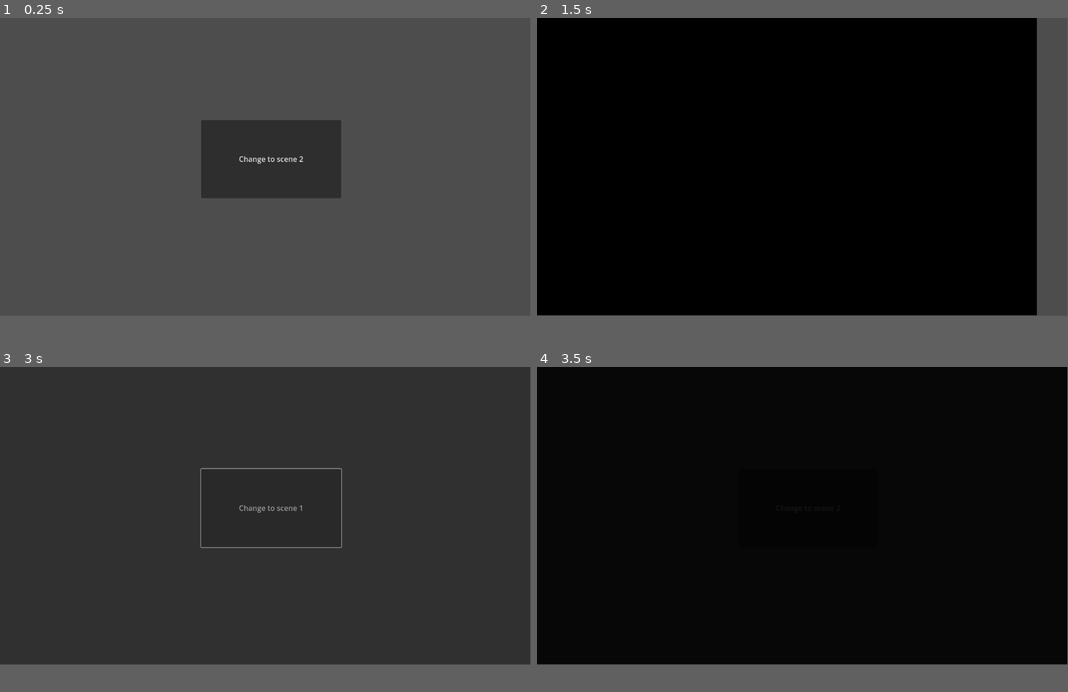
Above: before the commit, frames 1-4 (two rows, left to right).
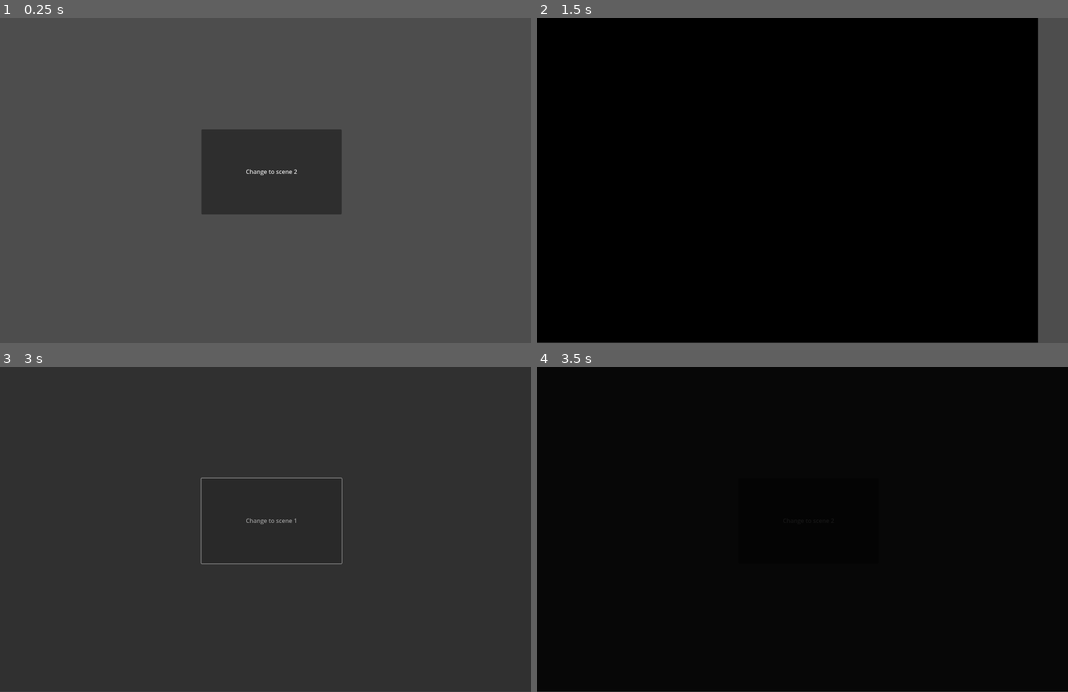
Above: after the commit, the same moments.

Repository: lucascarrug/Godot-Prototype-Project---Scene-Manager
Game: Godot game, scene res://Scenes/1.tscn
The game is run twice, just before and just after one commit, with the same random seed, the same clock (stepped at 60 frames per second) and the same inputs.
Inputs:
- Up to frame 1 (0.25 s): no input
- Up to frame 2 (1.5 s): click "Change to scene 2" at 0.5 s; click "Change to scene 1" at 1.25 s
- Up to frame 3 (3 s): click "Change to scene 1" at 2 s; click "Change to scene 1" at 2.75 s
- Up to frame 4 (3.5 s): no input
The window is 799x449 before the commit and 800x490 after it. Grey fills any space a smaller window leaves; there, only what the larger window draws over its background counts as a difference.

The runs differ from the first frame. In frame 1, 2.2% of the frame differs, in the area x 37-65%, y 31-61%; in frame 2, 1.2%; in frame 3, 0.7%; in frame 4, 0.4%.

Commit message:
Poor autoresized system

Diff:
--- a/Scenes/LoadingScreen.tscn
+++ b/Scenes/LoadingScreen.tscn
@@ -185,13 +185,11 @@
 
 [node name="Background" type="ColorRect" parent="Control"]
 layout_mode = 1
-anchors_preset = 15
-anchor_right = 1.0
+anchors_preset = -1
+anchor_right = 1.004
 anchor_bottom = 1.0
-offset_right = 5.0
+offset_right = 0.391968
 offset_bottom = -1.0
-grow_horizontal = 2
-grow_vertical = 2
 color = Color(0, 0, 0, 0)
 
 [node name="ProgressBar" type="ProgressBar" parent="Control"]
--- a/Scripts/1.gd
+++ b/Scripts/1.gd
@@ -4,6 +4,8 @@
 
 func _ready() -> void:
 	scene1.size = get_viewport_rect().end
+	Refs.viewport_x = get_viewport_rect().end.x
+	Refs.viewport_y = get_viewport_rect().end.y
 
 func _on_button_pressed() -> void:
 	SceneManager.load_new_scene("res://Scenes/2.tscn", "slide_in")
--- a/Scripts/2.gd
+++ b/Scripts/2.gd
@@ -4,6 +4,8 @@
 
 func _ready() -> void:
 	scene2.size = get_viewport_rect().end
+	Refs.viewport_x = get_viewport_rect().end.x
+	Refs.viewport_y = get_viewport_rect().end.y
 
 func _on_button_pressed() -> void:
 	SceneManager.load_new_scene("res://Scenes/1.tscn")
--- a/Scripts/LoadingScreen.gd
+++ b/Scripts/LoadingScreen.gd
@@ -1,9 +1,6 @@
 class_name LoadingScreen extends CanvasLayer
 
 signal transition_reached_midpoint
-
-const W := 1152#1920#
-const H := 648#1080#
 
 @onready var animation_player := $AnimationPlayer
 @onready var timer := $Timer
@@ -12,12 +9,15 @@
 var current_animation_name: String
 
 func _ready() -> void:
-	# Scale in order to addapt the loading screen.
-	var scale_factor_x = control.size.x / float(W)
-	var scale_factor_y = control.size.y / float(H)
-	control.scale /= Vector2(scale_factor_x, scale_factor_y)
+	call_deferred("scale_control")
 
 	progress_bar.visible = false
+
+func scale_control() -> void:
+	# Scale in order to addapt the loading screen.
+	var scale_factor_x = control.size.x / float(Refs.viewport_x)
+	var scale_factor_y = control.size.y / float(Refs.viewport_y)
+	control.scale /= Vector2(scale_factor_x, scale_factor_y)
 
 func start_transition(start_animation_name: String) -> void:
 	# Check if animaition exists or default start.
--- /dev/null
+++ b/Scripts/Refs.gd
@@ -0,0 +1,4 @@
+extends Node
+
+var viewport_x := 1152
+var viewport_y := 648
--- a/project.godot
+++ b/project.godot
@@ -18,3 +18,9 @@
 [autoload]
 
 SceneManager="*res://Scripts/SceneManager.gd"
+Refs="*res://Scripts/Refs.gd"
+
+[display]
+
+window/size/viewport_width=1447
+window/size/viewport_height=888
Not shown, added: Scripts/Refs.gd.uid
